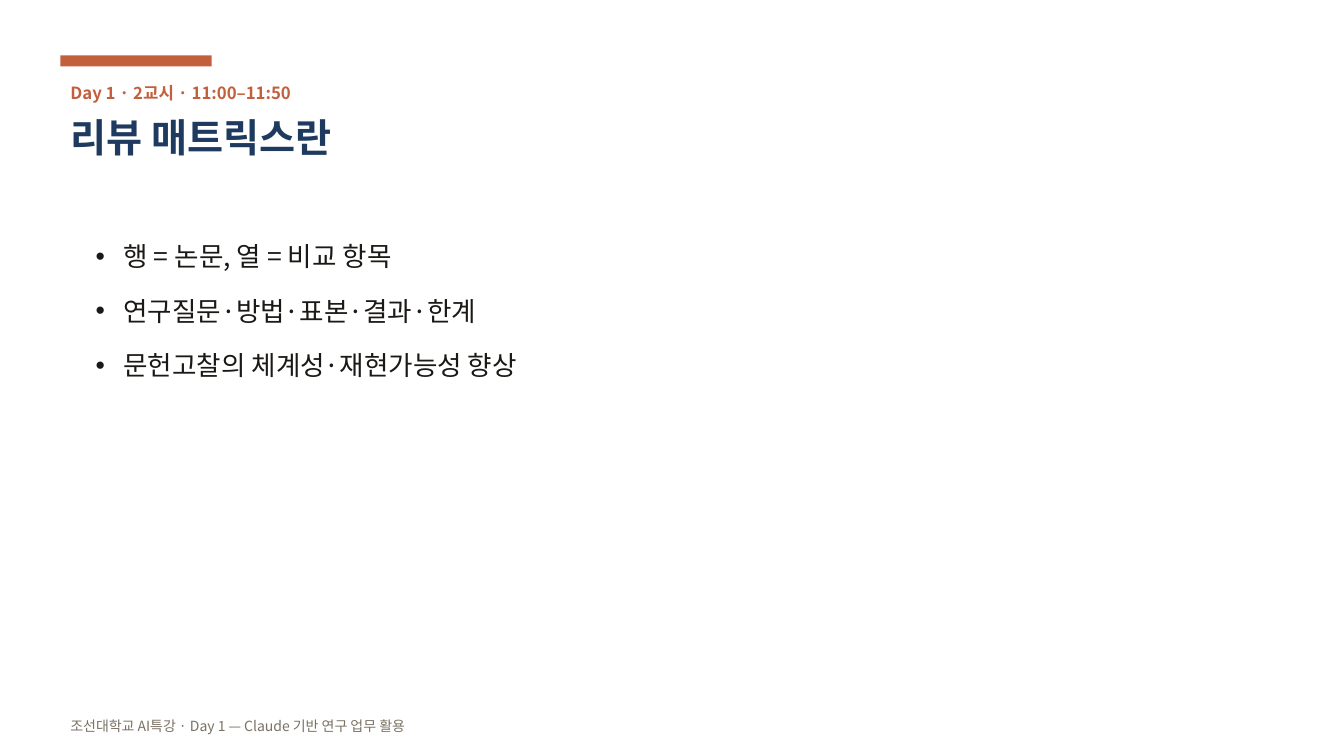
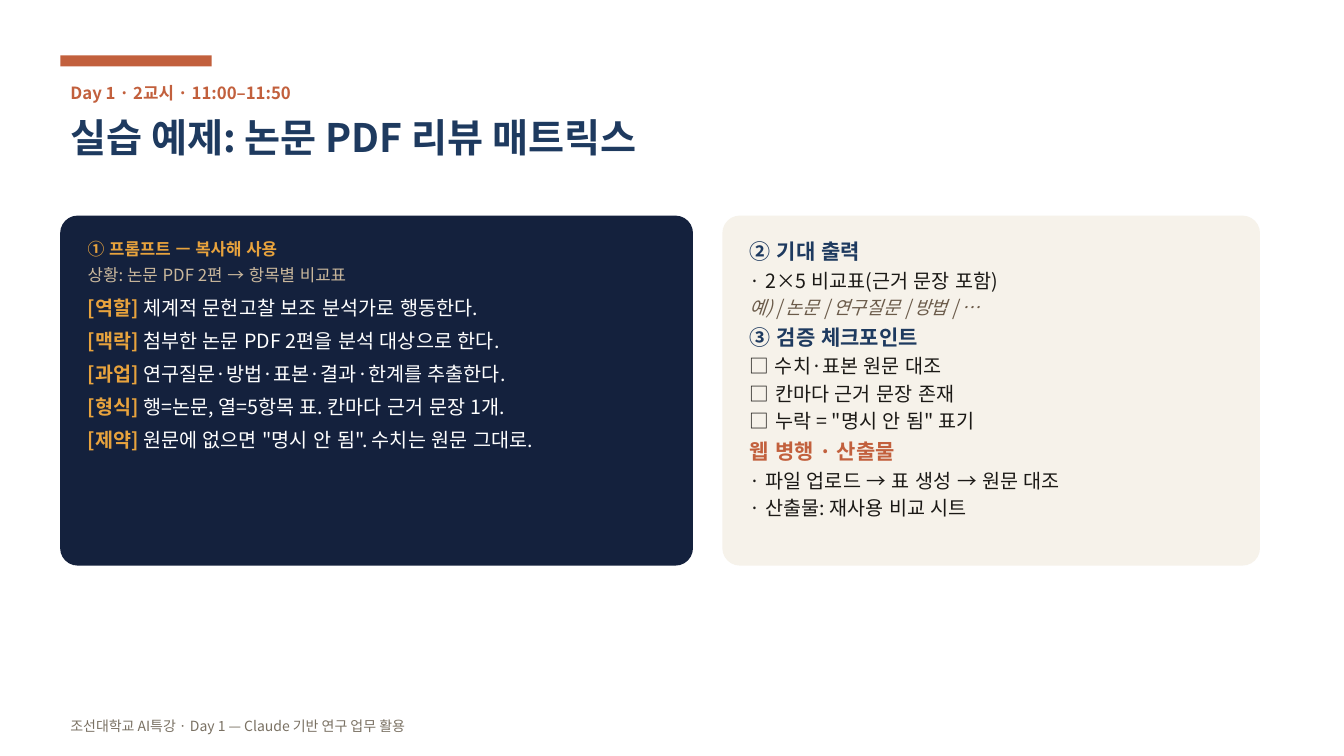
Before and after one commit to aebonlee/chosun, a slide deck: slide 21 of public/ppt/chosun-ai-day1.pptx (slide 13 before the commit). Drawn at 1344x756 pixels with LibreOffice and Linux fonts; fonts in the diff are those of the drawing. Boxes give left, top, right and bottom in pixels: in the first picture for what was removed or moved away, otherwise in the second. Text is boxed around its words. In the diff, an @@ line names an element or a change of style, - is before the commit and + after.

```diff
--- a/public/ppt/chosun-ai-day1.pptx
+++ b/public/ppt/chosun-ai-day1.pptx
@@ text at <box>70,119,637,156</box>: text changed @@
-리뷰 매트릭스란
+실습 예제: 논문 PDF 리뷰 매트릭스
@@ rounded rectangle added at <box>60,216,694,566</box>, fill #14213D, 14 pt, text #FFFFFF @@
+① 프롬프트 — 복사해 사용
+상황: 논문 PDF 2편 → 항목별 비교표
+[역할] 체계적 문헌고찰 보조 분석가로 행동한다.
+[맥락] 첨부한 논문 PDF 2편을 분석 대상으로 한다.
+[과업] 연구질문·방법·표본·결과·한계를 추출한다.
+[형식] 행=논문, 열=5항목 표. 칸마다 근거 문장 1개.
+[제약] 원문에 없으면 "명시 안 됨". 수치는 원문 그대로.
@@ rounded rectangle added at <box>723,216,1260,566</box>, fill #F6F2EA, 14 pt, text #1B1916 @@
+② 기대 출력
+· 2×5 비교표(근거 문장 포함)
+예) | 논문 | 연구질문 | 방법 | …
+③ 검증 체크포인트
+□ 수치·표본 원문 대조
+□ 칸마다 근거 문장 존재
+□ 누락 = "명시 안 됨" 표기
+웹 병행 · 산출물
+· 파일 업로드 → 표 생성 → 원문 대조
+· 산출물: 재사용 비교 시트
@@ text removed at <box>124,244,517,377</box> @@
-• 행 = 논문, 열 = 비교 항목
-• 연구질문·방법·표본·결과·한계
-• 문헌고찰의 체계성·재현가능성 향상
```
Also in this commit, not shown: 53 other slides changed, 58 slides added, 1 other file.
